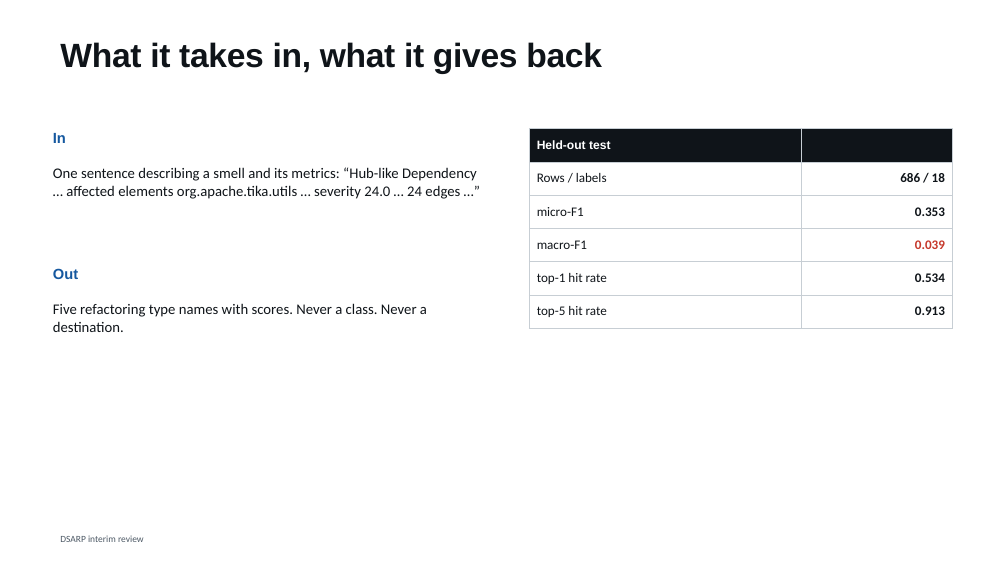
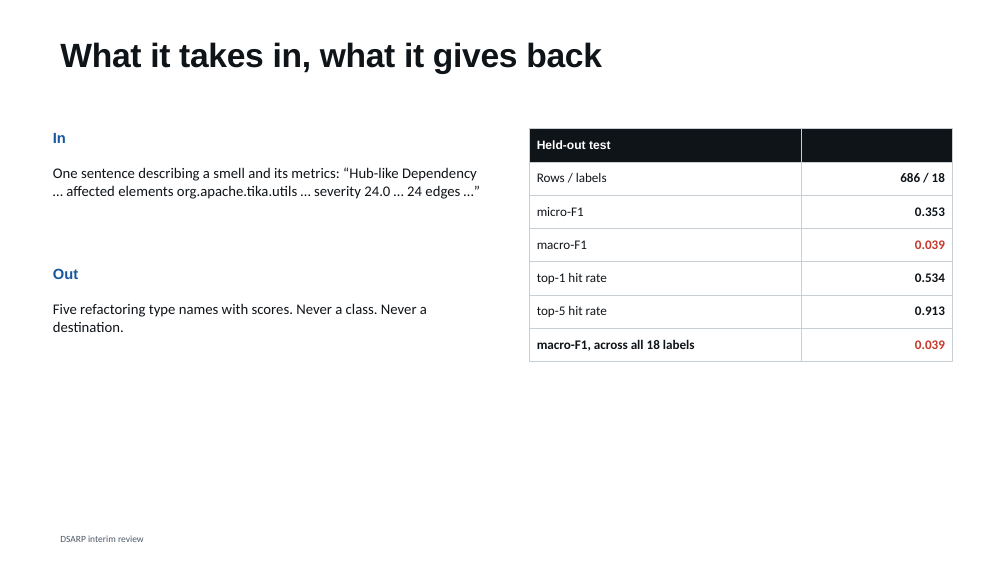
Before and after one commit to shimoriki/DSARPProject, a slide deck: slide 17 of docs/DSARP_interim_review.pptx (slide 8 before the commit). Drawn at 1008x567 pixels with LibreOffice and Linux fonts; fonts in the diff are those of the drawing. Boxes give left, top, right and bottom in pixels: in the first picture for what was removed or moved away, otherwise in the second. Text is boxed around its words. In the diff, an @@ line names an element or a change of style, - is before the commit and + after.

```diff
--- a/docs/DSARP_interim_review.pptx
+++ b/docs/DSARP_interim_review.pptx
@@ table at (529, 129, 953, 355) @@
+row 7: macro-F1, across all 18 labels | 0.039
```
Also in this commit, not shown: 6 other slides changed, 19 slides added, 1 slide removed, 9 other files.
